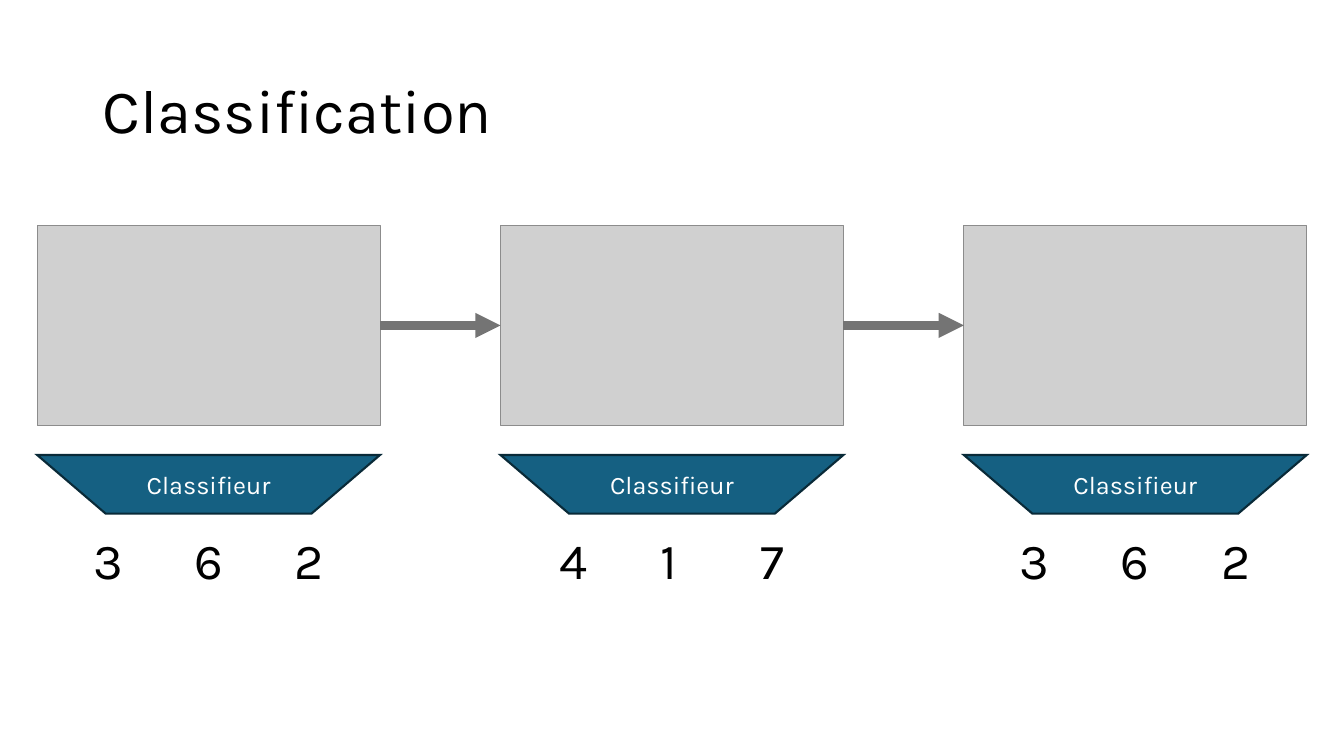
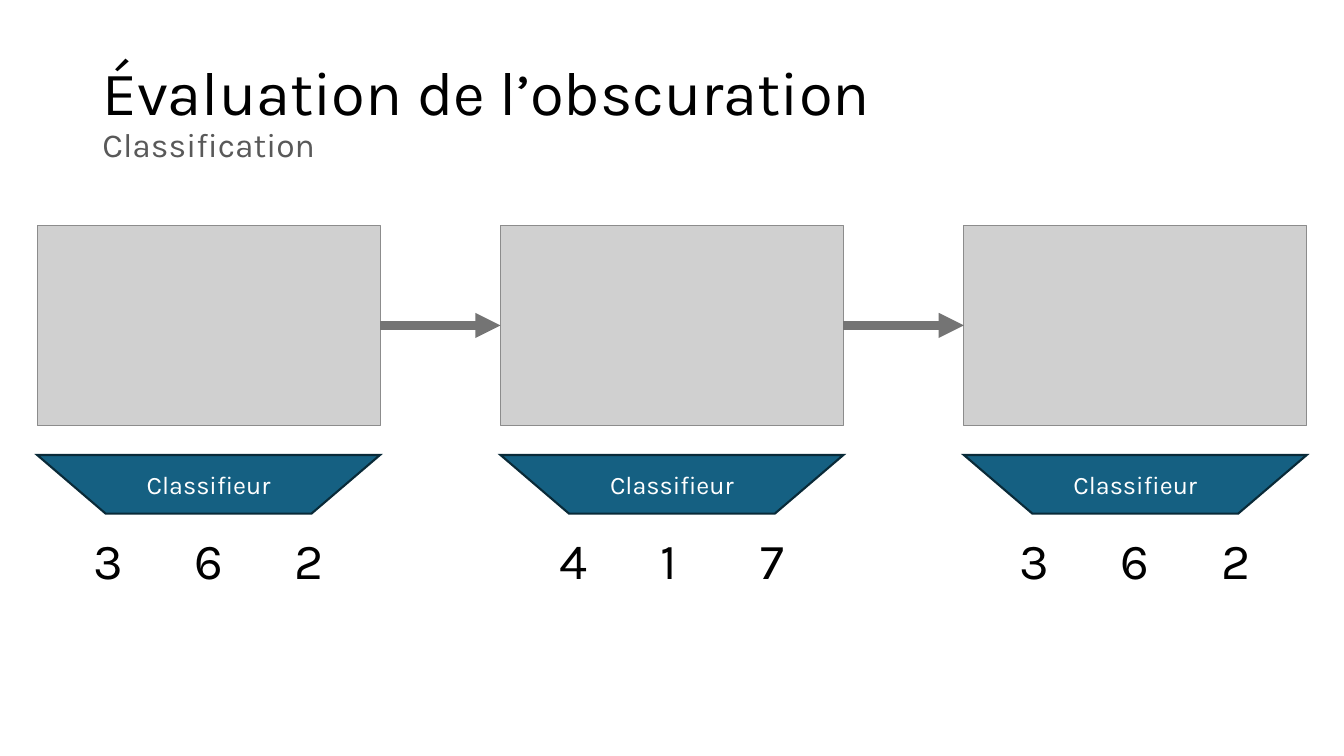
Before and after one commit to owilo/Stage, a slide deck: slide 10 of Documents/Slides/Obscuration de contenu numérique dans une image.pptx. Drawn at 1344x756 pixels with LibreOffice and Linux fonts; fonts in the diff are those of the drawing; grey boxes stand for pictures. Boxes give left, top, right and bottom in pixels: in the first picture for what was removed or moved away, otherwise in the second. Text is boxed around its words. In the diff, an @@ line names an element or a change of style, - is before the commit and + after.

```diff
--- a/Documents/Slides/Obscuration de contenu numérique dans une image.pptx
+++ b/Documents/Slides/Obscuration de contenu numérique dans une image.pptx
@@ title at (x1=102, y1=60, x2=870, y2=158): text changed @@
-Classification
+Évaluation de l’obscuration
+Classification
```
Also in this commit, not shown: 5 other slides changed, 17 slides added, 7 slides removed.
